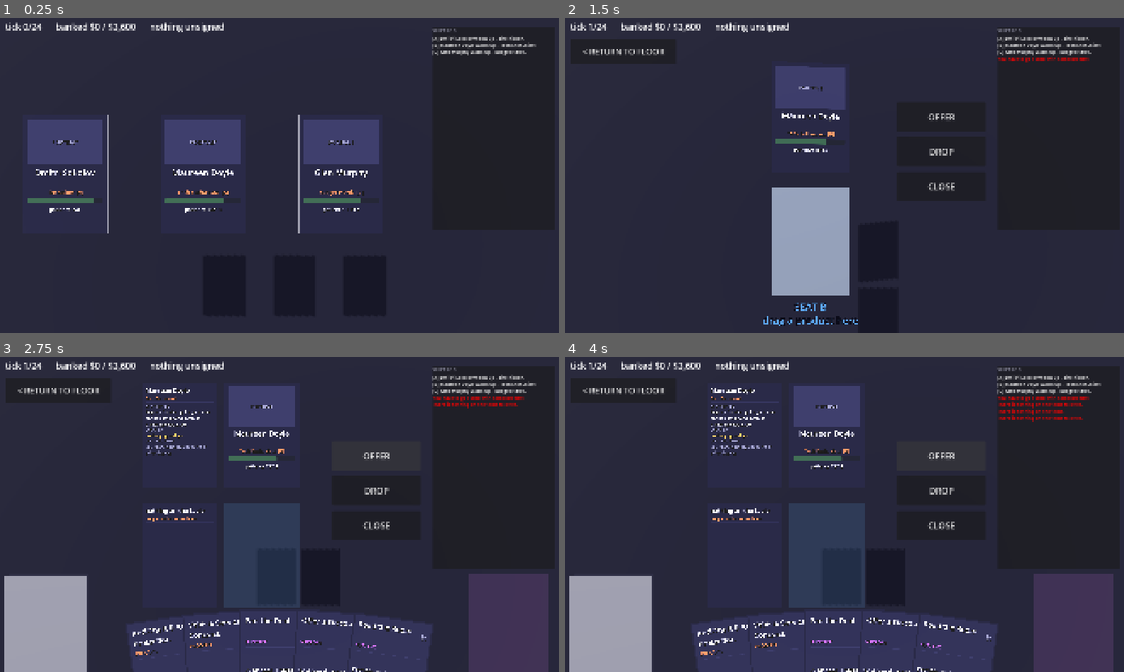
Above: before the commit, frames 1-4 (two rows, left to right).
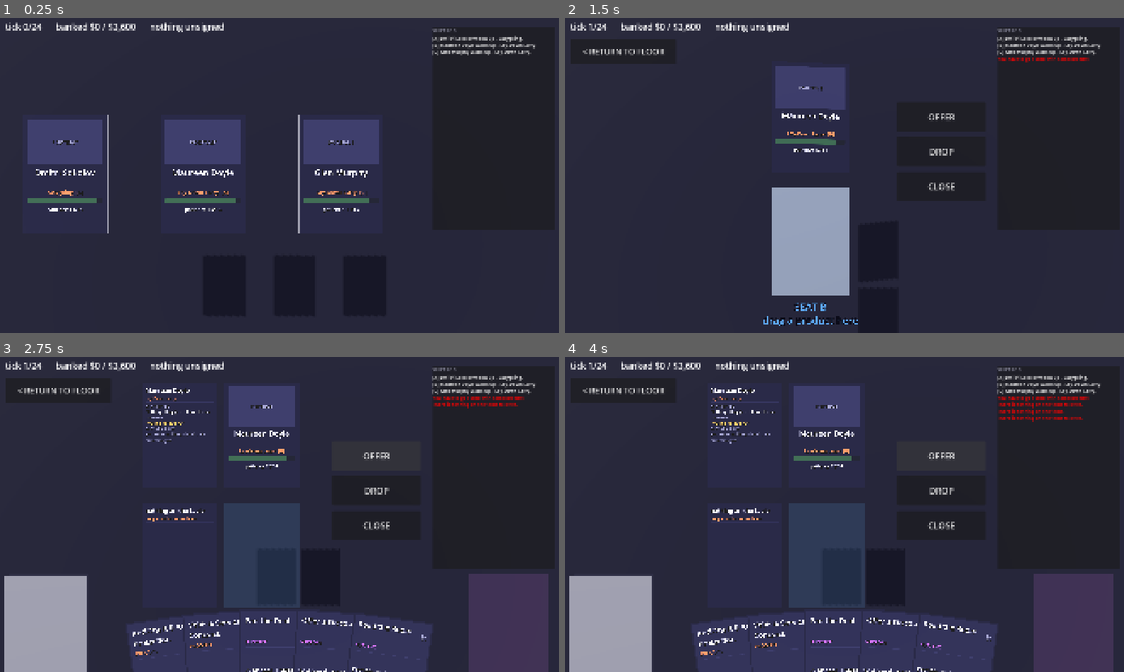
Above: after the commit, the same moments.

Repository: Painkills/RogueDealership
Game: Godot game, scene res://scenes/shift.tscn
Two runs of this game, one before a commit and one after it. Both use one fixed random seed, a clock stepped at 60 frames per second and the inputs below.
Inputs (mouse positions are in pixels of both pictures, inside the frame that each line leads up to):
- Up to frame 1 (0.25 s): no input
- Up to frame 2 (1.5 s): tap Enter at 0.5 s; move the mouse to (967, 159) at 0.52 s; hold 1 (card_1) 0.53-1.25 s; click (967, 159) at 0.67 s; tap Space at 1.25 s; drag from (732, 191) to (816, 238) at 1.27 s
- Up to frame 3 (2.75 s): click "OFFER" at 2 s
- Up to frame 4 (4 s): click "DROP" at 2.75 s; click "OFFER" at 3.5 s

The runs differ from the first frame. In frame 1, 0.5% of the frame differs, in the area x 8-96%, y 5-62%; in frame 2, 0.3%; in frame 3, 0.8%, in the area x 26-96%, y 5-36%; in frame 4, 0.8%.

Commit message:
feat(g2): archetypes gate by shift, easiest first
Co-Authored-By: Claude Opus 5 <noreply@anthropic.com>

Diff:
--- a/game/data/archetype_pool.tres
+++ b/game/data/archetype_pool.tres
@@ -12,6 +12,6 @@
 
 [resource]
 script = ExtResource("9_cvqub")
-design_rule = "Every archetype exists to teach exactly ONE p …(838 unchanged characters)… never gets harder, Lay-Down starts low)."
+design_rule = "Every archetype exists to teach exactly ONE p …(838 unchanged characters)… never gets harder, Lay-Down starts low). Every archetype declares the earliest shift it may appear on, and the ladder runs easiest-first: an archetype with no actions opens the run, one whose action is a gift comes next, one that moves a resource against you after that, and one that punishes the whole floor last. A new archetype states its min_shift with the same one sentence that states its pattern."
 archetypes = Array[ExtResource("1_g87co")]([ExtResource("2_ie5hu"), ExtResource("3_fvl8h"), ExtResource("4_tdsu3"), ExtResource("5_cxxg5"), ExtResource("6_jtocf"), ExtResource("7_6hgot"), ExtResource("8_ah5yd")])
 names = Array[String](["Sandra Okonkwo", "Marcus Reyes", "Dee Whitfield", "Priya Raman", "Tom Bergeron", "Alice Nakamur …(225 unchanged characters)…
--- a/game/data/archetypes/family.tres
+++ b/game/data/archetypes/family.tres
@@ -34,6 +34,7 @@
 pattern = "Sell them their favourites, fast. They never get harder - but fishing below their top five bleeds them."
 tell = "there are two car seats in the trade-in"
 line_per_sale = 0
+min_shift = 2
 top_interests = Array[ExtResource("5_kagv6")]([ExtResource("8_i77n1"), ExtResource("9_d0jgs")])
 bottom_interests = Array[ExtResource("5_kagv6")]([ExtResource("6_xystn")])
 actions = Array[ExtResource("1_syiqa")]([SubResource("Resource_idwwe")])
--- a/game/data/archetypes/hawk.tres
+++ b/game/data/archetypes/hawk.tres
@@ -35,6 +35,7 @@
 pattern = "Over-build appeal BEFORE you ask, and pay for it in margin."
 tell = "brought a printout, and keeps saying 'out the door'"
 line = 40
+min_shift = 3
 top_interests = Array[ExtResource("5_jnbft")]([ExtResource("9_5fsrg"), ExtResource("10_r357r")])
 bottom_interests = Array[ExtResource("5_jnbft")]([ExtResource("6_pq1hs"), ExtResource("7_bj5p4")])
 actions = Array[ExtResource("1_bckoi")]([SubResource("Resource_xslj5")])
--- a/game/data/archetypes/karen.tres
+++ b/game/data/archetypes/karen.tres
@@ -30,4 +30,5 @@
 pattern = "See to them FIRST, and give them what they actually came in for."
 tell = "has already asked who the manager is, twice"
 demands_category = true
+min_shift = 4
 actions = Array[ExtResource("1_fi3b8")]([SubResource("Resource_jts1c")])
--- a/game/data/archetypes/kicker.tres
+++ b/game/data/archetypes/kicker.tres
@@ -31,4 +31,5 @@
 pattern = "Do not diagnose. Sell them SOMETHING, now."
 tell = "keeps glancing at the lot, half out of the chair already"
 patience = 9
+min_shift = 3
 actions = Array[ExtResource("1_apes3")]([SubResource("Resource_fjiux")])
--- a/game/data/archetypes/tech.tres
+++ b/game/data/archetypes/tech.tres
@@ -33,6 +33,7 @@
 display_name = "Tech Enthusiast"
 pattern = "Hunt the bullseye. Do not grind a mediocre product upward when the right one pays a premium."
 tell = "asked about the drivetrain before asking about the price"
+min_shift = 2
 top_interests = Array[ExtResource("5_ccba3")]([ExtResource("8_ojyvg"), ExtResource("9_bpiu1")])
 bottom_interests = Array[ExtResource("5_ccba3")]([ExtResource("6_ctt4j")])
 actions = Array[ExtResource("1_miwln")]([SubResource("Resource_a55j1")])
--- a/game/scripts/model/data/customer_archetype.gd
+++ b/game/scripts/model/data/customer_archetype.gd
@@ -12,4 +12,8 @@
 @export var top_interests: Array[Interest]
 @export var bottom_interests: Array[Interest]
 @export var demands_category: bool = false
+## The earliest shift this archetype may walk in on. Nine ticks of patience and
+## a floor-wide drain are the two hardest problems in the game, and a first-ever
+## run should open with neither. Defaults to 1, so a bare shift is unaffected.
+@export var min_shift: int = 1
 @export var actions: Array[CustomerAction]
--- a/game/scripts/model/shift.gd
+++ b/game/scripts/model/shift.gd
@@ -14,6 +14,7 @@
 var tick: int = 0
 var tick_budget: int
 var quota: int
+var shift_number: int = 1          ## which shift of the run; gates archetypes
 var margin_banked: int = 0
 
 var chairs: Array = []
@@ -39,13 +40,14 @@
 
 func _init(p_cfg: ShiftConfig, p_interests: InterestPool, p_cards: CardPool,
 		p_arch: ArchetypePool, p_seed: int, p_forced: Array = [],
-		p_deck: Deck = null, p_quota: int = 0) -> void:
+		p_deck: Deck = null, p_quota: int = 0, p_shift_number: int = 1) -> void:
 	cfg = p_cfg
 	interests = p_interests
 	card_pool = p_cards
 	archetypes = p_arch
 	rng.seed = p_seed
 	_forced = p_forced
+	shift_number = p_shift_number
 
 	tick_budget = cfg.shift_ticks
 	# The run climbs the quota shift over shift; a bare shift uses the config's.
@@ -192,18 +194,29 @@
 		var id = _forced[_forced_next % _forced.size()]
 		_forced_next += 1
 		return archetypes.by_id(id)
-	var pool := archetypes.archetypes.duplicate()
+	var pool := _archetypes_available_this_shift()
 	if cfg.unique_archetypes_on_floor:
 		var taken := {}
 		for c in seated():
 			taken[c.archetype.id] = true
-		var fresh := []
+		var fresh: Array[CustomerArchetype] = []
 		for a in pool:
 			if not taken.has(a.id):
 				fresh.append(a)
 		if not fresh.is_empty():
 			pool = fresh
 	return pool[rng.randi_range(0, pool.size() - 1)]
+
+
+func _archetypes_available_this_shift() -> Array[CustomerArchetype]:
+	## The difficulty ladder. Falls back to the whole pool rather than returning
+	## nothing: misauthored min_shift values would otherwise index an empty array
+	## and take the game down, and a floor that is too hard beats no floor at all.
+	var out: Array[CustomerArchetype] = []
+	for a in archetypes.archetypes:
+		if a.min_shift <= shift_number:
+			out.append(a)
+	return out if not out.is_empty() else archetypes.archetypes.duplicate()
 
 
 func _next_name() -> String:
--- /dev/null
+++ b/game/tests/test_archetype_gating.gd
@@ -0,0 +1,92 @@
+extends RefCounted
+## Who is allowed to walk in, and when.
+##
+## The Tire Kicker has nine ticks of patience against a default sixteen, and the
+## Karen demands a category AND drains the whole floor. They are the two hardest
+## problems in the game and both could open a first-ever run.
+var h: Harness
+
+func _pool() -> ArchetypePool:
+	return load("res://data/archetype_pool.tres")
+
+func _shift(shift_number: int, seed_value: int) -> Shift:
+	return Shift.new(load("res://data/shift_config.tres"),
+		load("res://data/interests/interest_pool.tres"),
+		load("res://data/card_pool.tres"), _pool(),
+		seed_value, [], null, 0, shift_number)
+
+func test_the_ladder_is_authored_as_designed() -> void:
+	var want := {
+		&"laydown": 1, &"easygoing": 1,
+		&"family": 2, &"tech": 2,
+		&"hawk": 3, &"kicker": 3,
+		&"karen": 4,
+	}
+	h.eq("every archetype is on the ladder", _pool().archetypes.size(), want.size())
+	for a in _pool().archetypes:
+		h.check("%s is on the ladder" % a.id, want.has(a.id))
+		if want.has(a.id):
+			h.eq("%s opens on shift %d" % [a.id, want[a.id]], a.min_shift, want[a.id])
+
+func test_shift_one_is_only_the_two_gentle_archetypes() -> void:
+	for seed_value in range(40):
+		for c in _shift(1, seed_value).seated():
+			h.check("shift 1 seats only laydown or easygoing, got %s" % c.archetype.id,
+				c.archetype.id == &"laydown" or c.archetype.id == &"easygoing")
+
+func test_the_hard_two_cannot_open_a_run() -> void:
+	for seed_value in range(40):
+		for n in [1, 2]:
+			for c in _shift(n, seed_value).seated():
+				h.check("shift %d has no kicker or karen, got %s" % [n, c.archetype.id],
+					c.archetype.id != &"kicker" and c.archetype.id != &"karen")
+
+func test_the_kicker_arrives_on_three_and_the_karen_on_four() -> void:
+	var seen_kicker := false
+	var seen_karen := false
+	for seed_value in range(60):
+		for c in _shift(3, seed_value).seated():
+			if c.archetype.id == &"kicker":
+				seen_kicker = true
+			h.check("shift 3 still has no karen", c.archetype.id != &"karen")
+		for c in _shift(4, seed_value).seated():
+			if c.archetype.id == &"karen":
+				seen_karen = true
+	h.check("the kicker does turn up by shift 3", seen_kicker)
+	h.check("and the karen by shift 4", seen_karen)
+
+func test_a_floor_still_fills_when_the_gate_leaves_too_few() -> void:
+	## floor_size is 3 but shift 1 offers only 2 archetypes. The unique-archetype
+	## filter is already guarded by "if not fresh.is_empty()", so the third chair
+	## simply repeats one - and on shift 1 a doubled Lay-Down is a gift.
+	var s := _shift(1, 11)
+	h.eq("all three chairs filled", s.seated().size(), 3)
+
+func test_an_empty_gated_pool_falls_back_rather_than_crashing() -> void:
+	## Misauthored data - every min_shift set past the end of the run - would
+	## otherwise index an empty array and take the game down on spawn. Built from
+	## a fresh archetype rather than by mutating a loaded one: Resources are
+	## cached project-wide and editing one here would corrupt every later test.
+	var real: CustomerArchetype = _pool().archetypes[0]
+	var late := CustomerArchetype.new()
+	late.id = &"late"
+	late.display_name = "Late Bloomer"
+	late.pattern = "test double"
+	late.line = real.line
+	late.patience = real.patience
+	late.line_per_sale = real.line_per_sale
+	late.top_interests = real.top_interests
+	late.bottom_interests = real.bottom_interests
+	late.min_shift = 99
+
+	var only_late: Array[CustomerArchetype] = [late]
+	var pool := ArchetypePool.new()
+	pool.design_rule = "test double"
+	pool.names = _pool().names.duplicate()
+	pool.archetypes = only_late
+
+	var s := Shift.new(load("res://data/shift_config.tres"),
+		load("res://data/interests/interest_pool.tres"),
+		load("res://data/card_pool.tres"), pool, 7, [], null, 0, 1)
+	h.eq("the floor still filled", s.seated().size(), 3)
+	h.eq("from the fallback pool", s.seated()[0].archetype.id, &"late")
Not shown, added: game/tests/test_archetype_gating.gd.uid
Not shown, added: game/tests/test_deck_persistence.gd.uid
